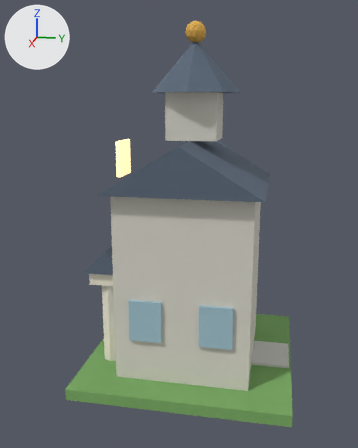
Renders of the glTF model assets/models/civic/cityHall-4.glb from each side of a commit.
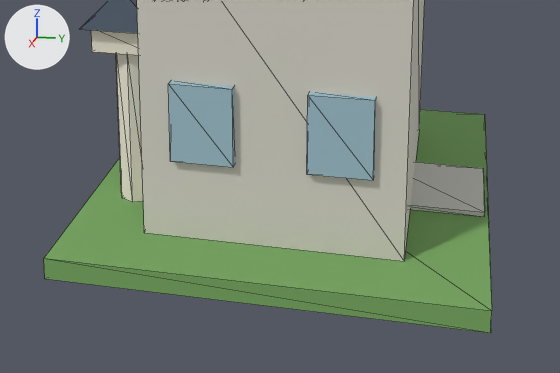
Each version appears first whole from a camera (50 mm lens) standing at (2.216, 0.37, 1.231) and looking at (0.037, -0.065, 0.686), and next in a close-up on the part from 12% to 91% of the width and 58% to 100% of the height. The lights are fixed; the arrows at upper left show +X, +Y and +Z. The last two pictures show the newer version. The close-ups show mesh edges as thin lines. Vertices at exactly the same position are counted once.

Names of what the first close-up shows: 'cityHall-4'.
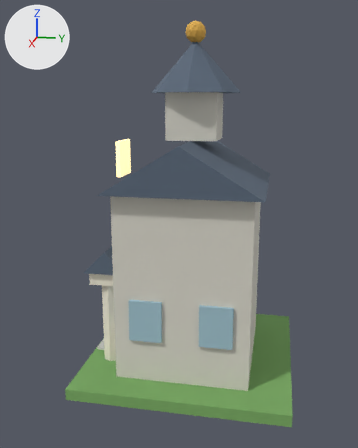
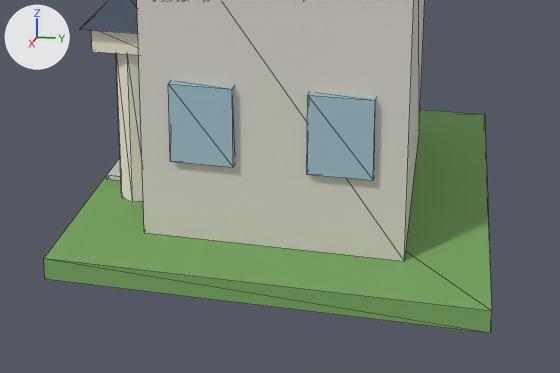
The change in detail:
me_cube has 183 vertices, 298 faces and spans x -0.47..0.47, y -0.47..0.47, z 0.0..1.56.
me_cube is used by ob_cityhall_4; location (0.0, 0.0, 0.0).
me_cube part 1: the loose piece of 8 vertices spanning x -0.11..0.11, y 0.18..0.46, z 0.05..0.06 is moved by (0.0, -0.64, 0.0).

What differs and where, as boxes (x1, y1, x2, y2) in the close-ups (560 x 373 px; the box of a moved part takes in the faces that stretch with it):
part 1 of me_cube, moved or reshaped (mostly hidden afterwards)
    before: (410, 162, 485, 217)
    after: (107, 158, 121, 181)
